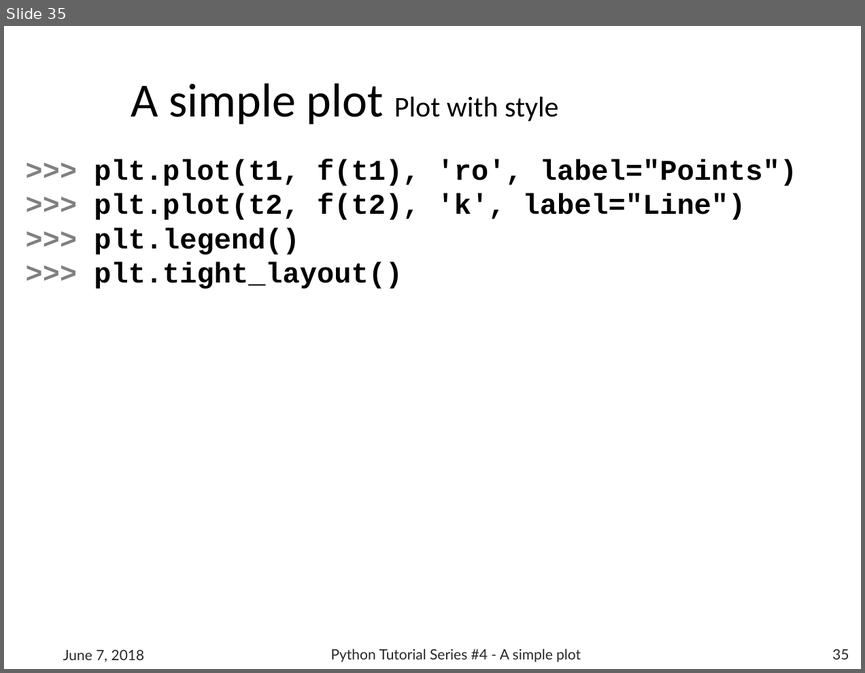
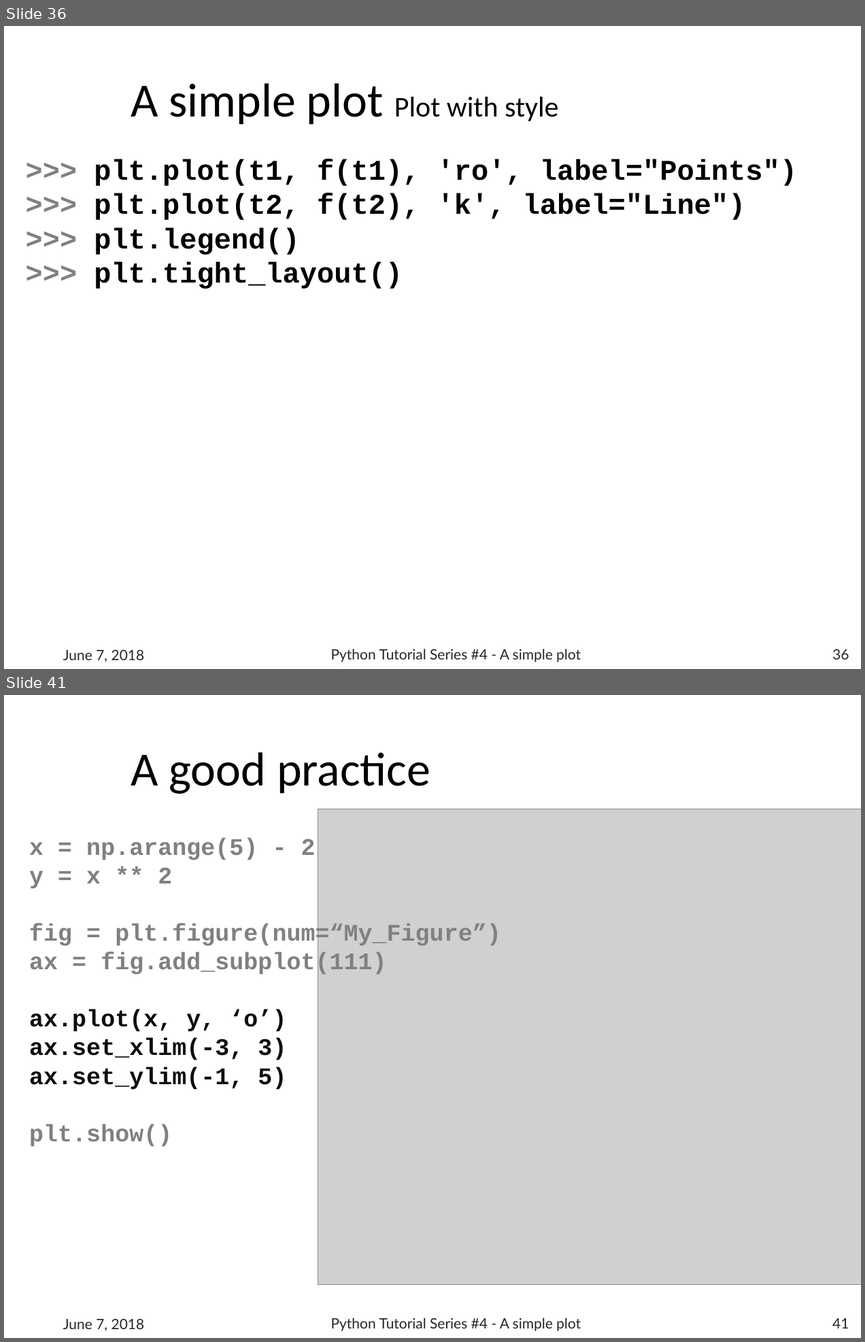
Before and after one commit to b1quint/Python-Tutorial-Series, a slide deck: Presentations/Python Tutorial Series 4 - A simple plot.pptx. Shown one above the other, each under a label of ours: slide 35 before the commit, slides 36 and 41 after it; the slides between them are not shown. The pictures are 865x673 and 865x1342 pixels, drawn with LibreOffice and Linux fonts; fonts in the diff are those of the drawing; grey boxes stand for pictures; background and template pictures are left out. Boxes give left, top, right and bottom in pixels: in the first picture for what was removed or moved away, otherwise in the second. Text is boxed around its words. In the diff, an @@ line names an element or a change of style, - is before the commit and + after.

```diff
--- a/Presentations/Python Tutorial Series 4 - A simple plot.pptx
+++ b/Presentations/Python Tutorial Series 4 - A simple plot.pptx
@@ slide 41 added at [4,695,861,1338], background #FFFFFF @@
@@ title added at [130,752,430,794], 40 pt, text #000000 @@
+A good practice
@@ picture added at [317,809,861,1285] @@
@@ text added at [29,838,501,1146], 20 pt, text #808080, bold @@
+x = np.arange(5) - 2
+y = x ** 2
+fig = plt.figure(num=“My_Figure”)
+ax = fig.add_subplot(111)
+ax.plot(x, y, ‘o’)
+ax.set_xlim(-3, 3)
+ax.set_ylim(-1, 5)
+plt.show()
@@ text added at [63,1319,145,1331], 12 pt, text #262626 @@
+June 7, 2018
@@ text added at [331,1317,581,1331], 12 pt, text #262626 @@
+Python Tutorial Series #4 - A simple plot
@@ page number added at [832,1318,849,1328], 12 pt, text #262626 @@
+41
@@ what was slide 35 is now slide 36 @@
@@ page number at [832,649,849,659]: text changed @@
-35
+36
```
Also in this commit, not shown: 26 slides changed, 7 other slides added, 12 other files.
